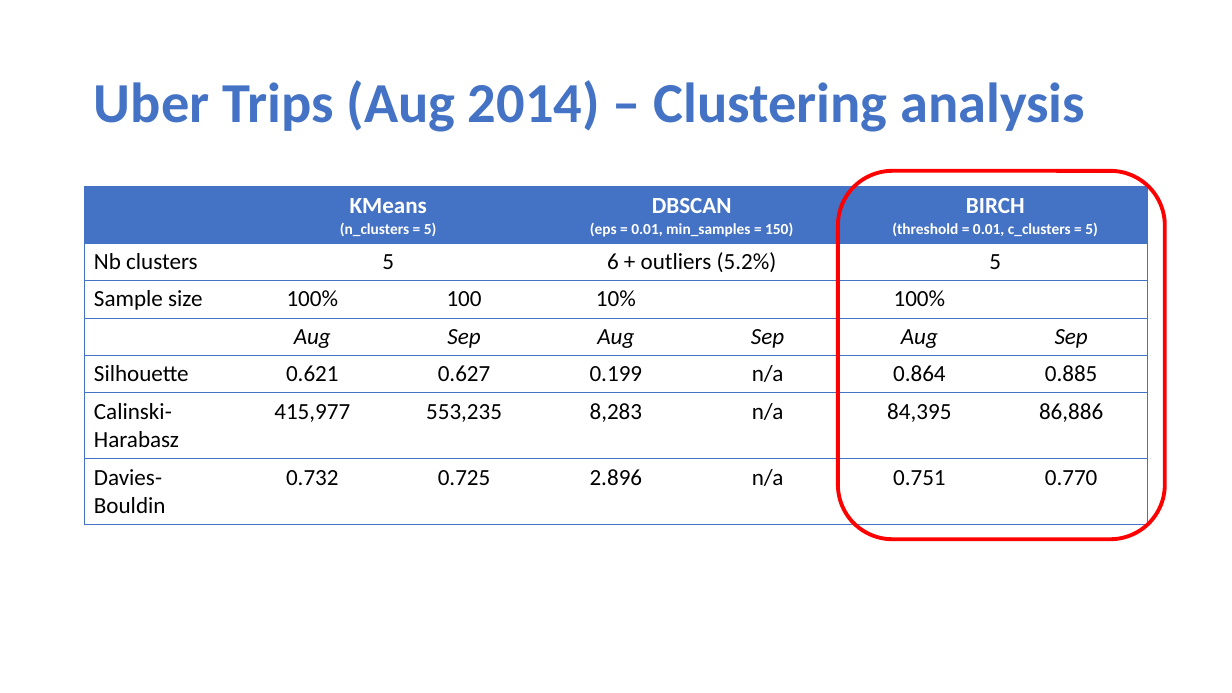
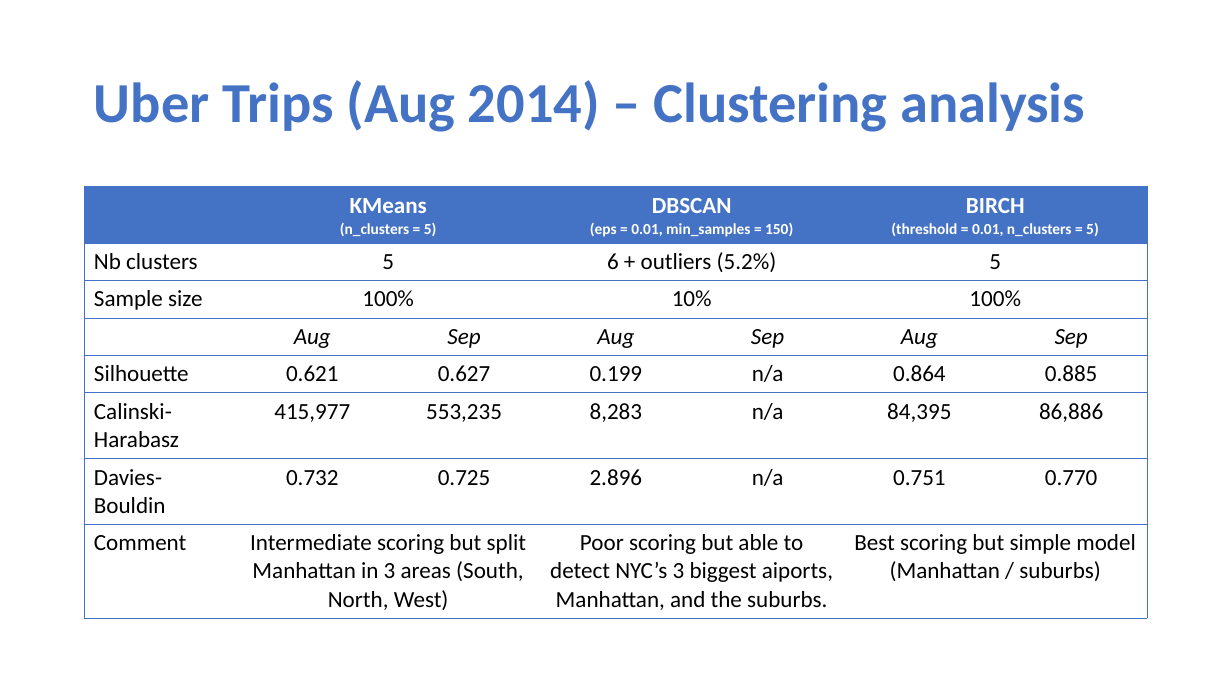
Before and after one commit to eric-martinet/UberTrip, a slide deck: slide 1 of synthesis.pptx. Drawn at 1232x693 pixels with LibreOffice and Linux fonts; fonts in the diff are those of the drawing. Boxes give left, top, right and bottom in pixels: in the first picture for what was removed or moved away, otherwise in the second. Text is boxed around its words. In the diff, an @@ line names an element or a change of style, - is before the commit and + after.

```diff
--- a/synthesis.pptx
+++ b/synthesis.pptx
@@ rounded rectangle removed at bbox=[838, 171, 1165, 540] @@
@@ table at bbox=[85, 187, 1146, 614] @@
-row 1, column 6: BIRCH / (threshold = 0.01, c_clusters = 5)
+row 1, column 6: BIRCH / (threshold = 0.01, n_clusters = 5)
-row 3, column 3: 100
+row 3, column 3: 
+row 8: Comment | Intermediate scoring but split Manhattan in 3 areas (South, North, West) |  | Poor scoring but able to detect NYC’s 3 biggest aiports, Manhattan, and the suburbs. |  | Best scoring but simple model (Manhattan / suburbs) | 
```
Also in this commit, not shown: 1 other file.
